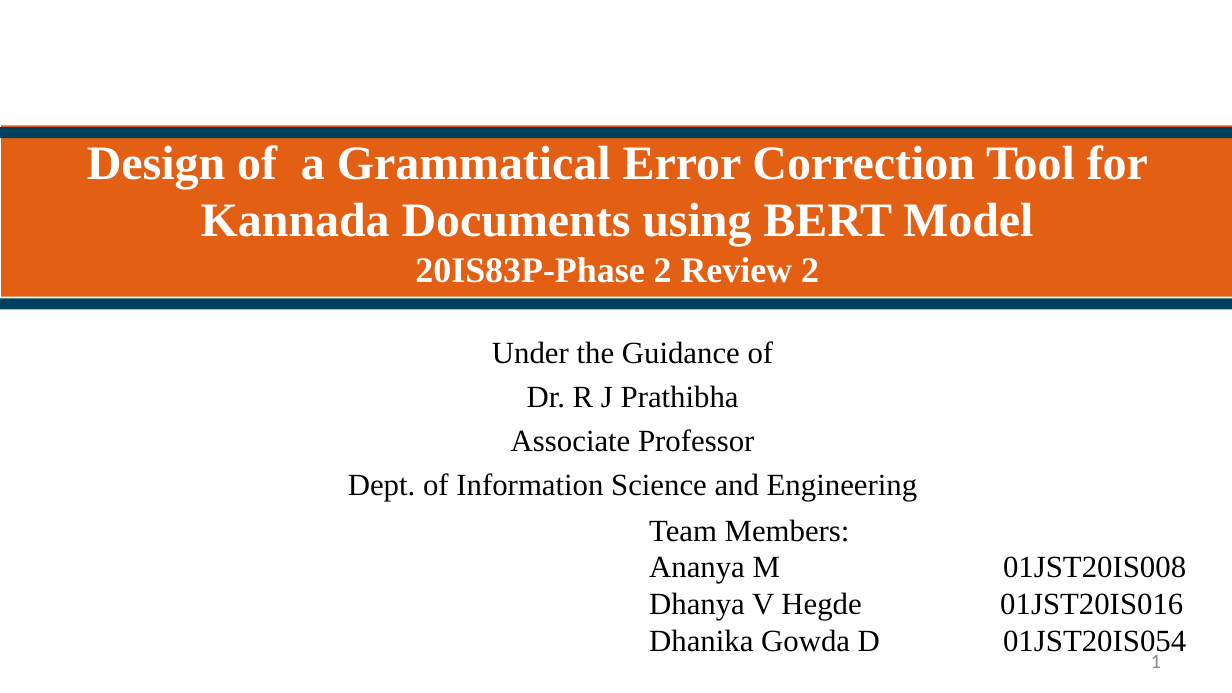
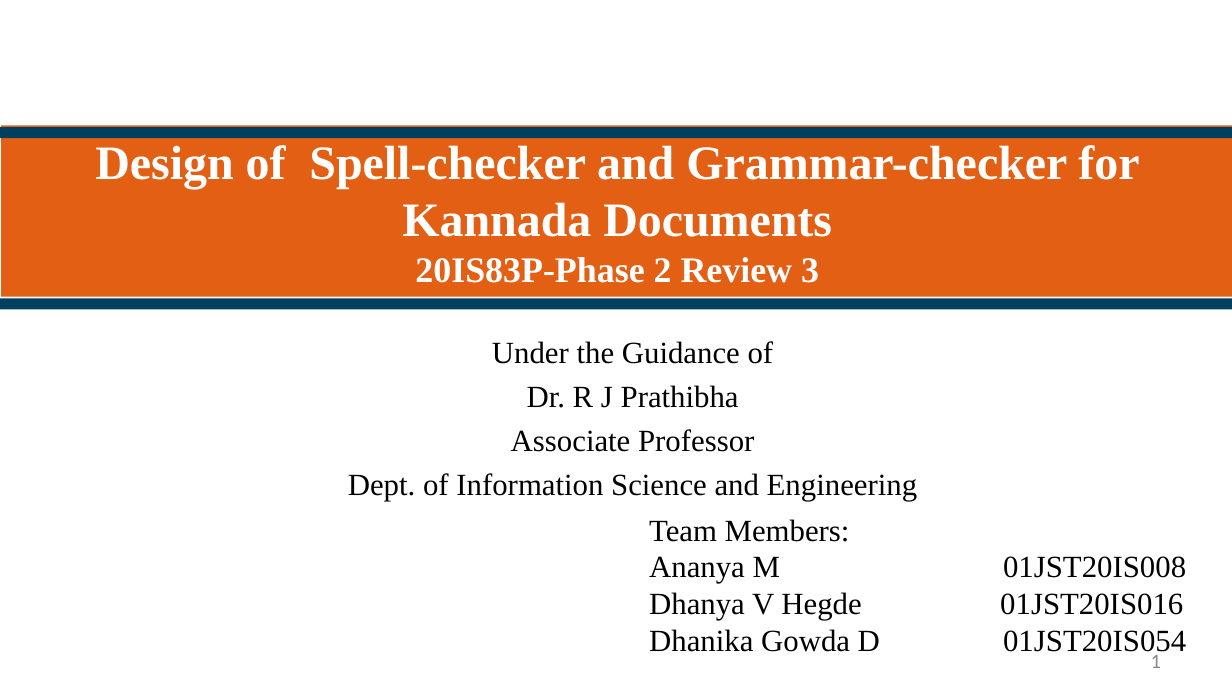
Before and after one commit to ananya-rm/kannada-gec, a slide deck: slide 1 of src/phase2.1.pptx. Drawn at 1232x693 pixels with LibreOffice and Linux fonts; fonts in the diff are those of the drawing; background and template pictures are left out. Boxes give left, top, right and bottom in pixels: in the first picture for what was removed or moved away, otherwise in the second. Text is boxed around its words. In the diff, an @@ line names an element or a change of style, - is before the commit and + after.

```diff
--- a/src/phase2.1.pptx
+++ b/src/phase2.1.pptx
@@ text in rectangle at (95,145,1139,283): text changed @@
-Design of a Grammatical Error Correction Tool for Kannada Documents using BERT Model
-20IS83P-Phase 2 Review 2
+Design of Spell-checker and Grammar-checker for Kannada Documents
+20IS83P-Phase 2 Review 3
```
Also in this commit, not shown: 7 other slides changed, 1 slide added, 21 other files.
